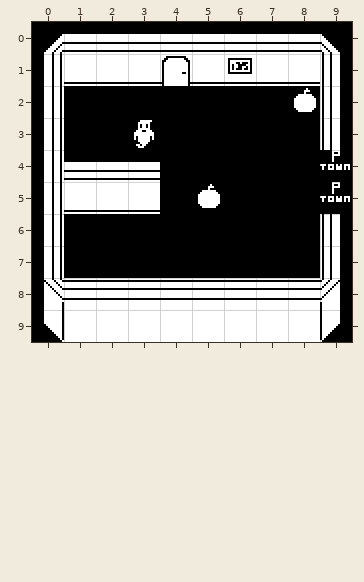
An edit to a level. Tiled map (JSON), assets/data/maps/house.json. This is how it looked before the edit.
Cells are 16x16 px. Shown: x 0..9, y 0..9.
And afterwards:
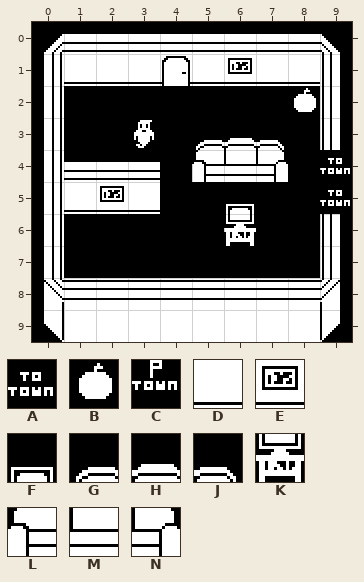
Key: from "tiles": A 2, B 9, C 10, D 19, E 21, F 51, G 52, H 53, J 54, K 67, L 68, M 69, N 70.
_ is an empty cell.
Difference:
{"where": "layer \"Capa de Patrones 1\""}
{"y":3,"x":5,"old":"___","new":"GHJ"}
{"y":4,"x":5,"old":"___","new":"LMN"}
{"y":5,"x":2,"old":"D","new":"E"}
{"y":5,"x":6,"old":"_","new":"F"}
{"y":6,"x":6,"old":"_","new":"K"}
{"where": "layer \"Capa de patrones 4\""}
{"y":4,"x":9,"old":"C","new":"A"}
{"y":5,"x":5,"old":"B","new":"_"}
{"y":5,"x":9,"old":"C","new":"A"}
